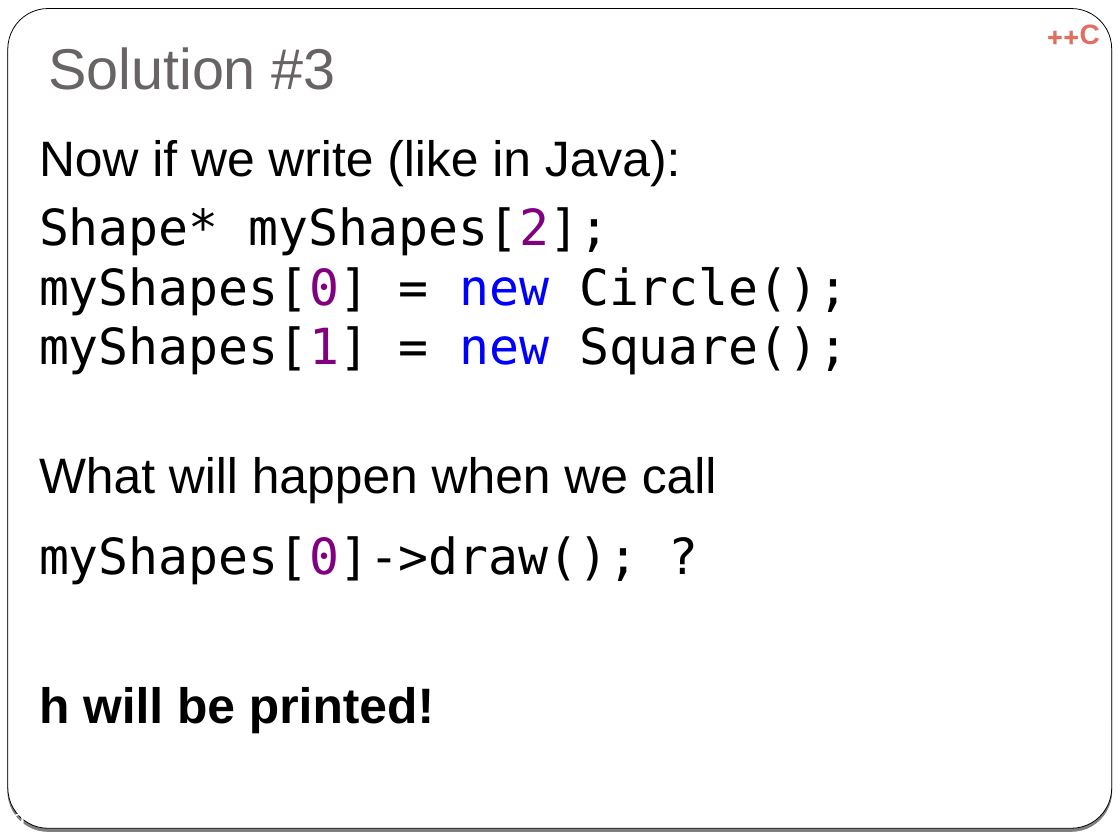
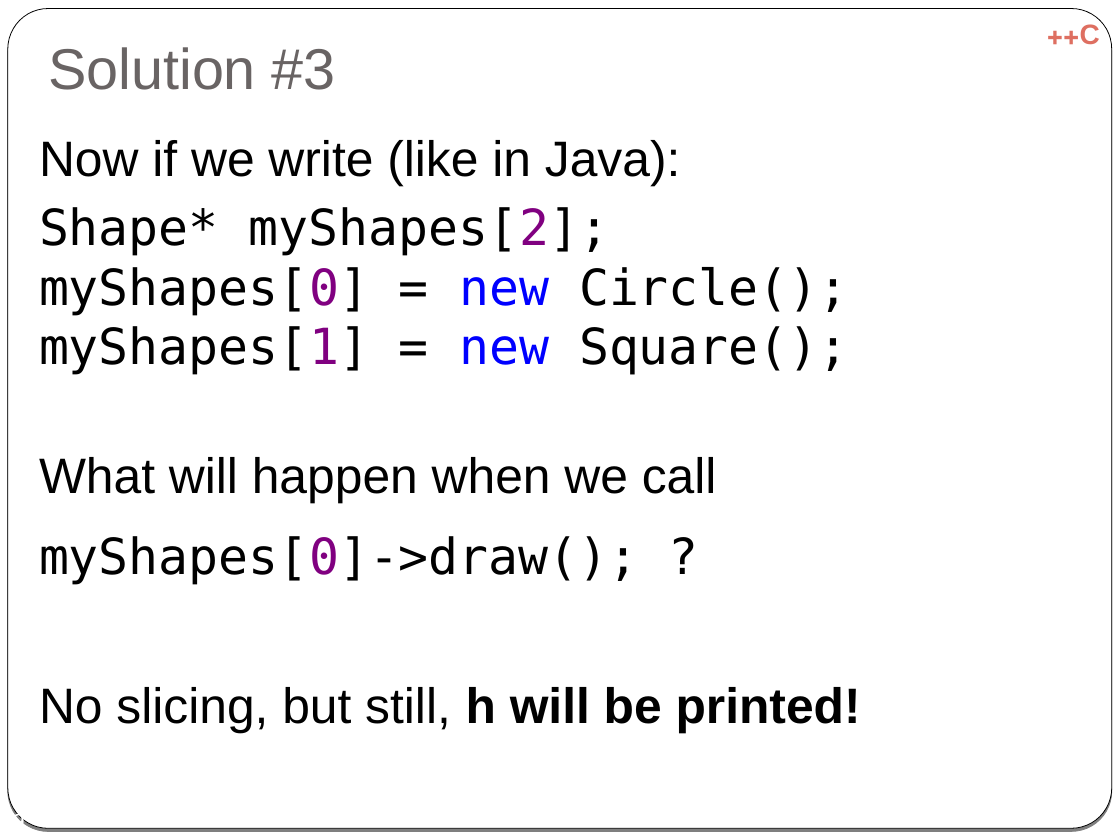
Before and after one commit to cpp-at-ariel/cpp-5778, a slide deck: slide 9 of week06-inheritance/slides-virtual.odp. Drawn at 1120x840 pixels with LibreOffice and Linux fonts; fonts in the diff are those of the drawing. Boxes give left, top, right and bottom in pixels: in the first picture for what was removed or moved away, otherwise in the second. Text is boxed around its words. In the diff, an @@ line names an element or a change of style, - is before the commit and + after.

```diff
--- a/week06-inheritance/slides-virtual.odp
+++ b/week06-inheritance/slides-virtual.odp
@@ text at (x1=39, y1=687, x2=861, y2=734): text changed; bold off @@
-h will be printed!
+No slicing, but still, h will be printed!
```
Also in this commit, not shown: 17 other slides changed, 1 slide added, 6 other files.
